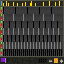
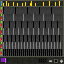
Before/after of a 64 x 64 layered artwork. What changed in the layer stack:
painted on "sequencer" over [54, 58, 58, 63]
painted on "Background" over [54, 58, 58, 62]
